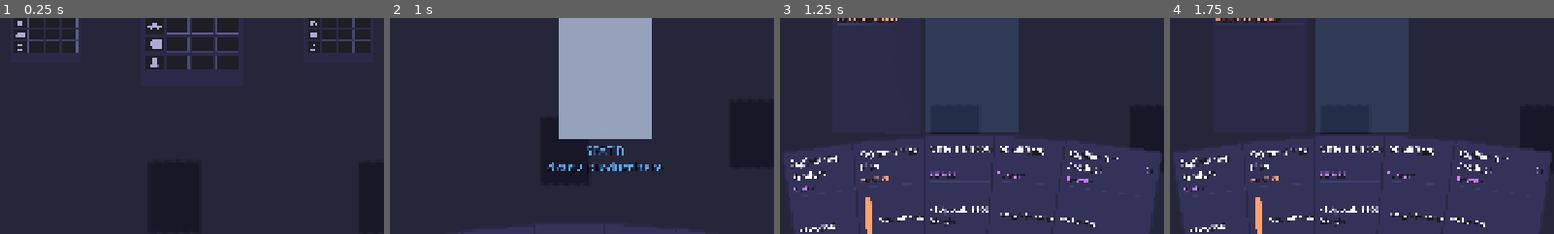
Above: before the commit, frames 1-4 (left to right).
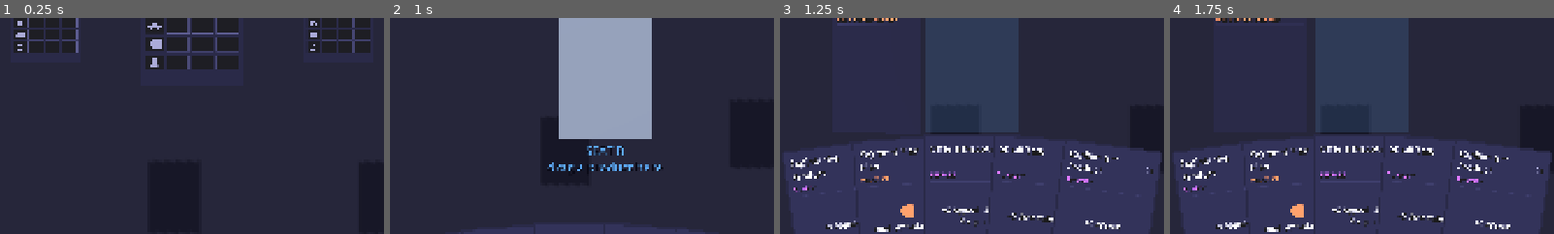
Above: after the commit, the same moments.

Repository: Painkills/RogueDealership
Game: Godot game, scene res://scenes/run.tscn
Two runs of this game, one before a commit and one after it. Both use one fixed random seed, a clock stepped at 60 frames per second and the inputs below.
Inputs (mouse positions are % of the whole screen's width and height, from its top left):
- Up to frame 1 (0.25 s): no input
- Up to frame 2 (1 s): move the mouse to (72, 45) at 0.52 s; hold 1 (card_1) from 0.53 s (still down); click (72, 45) at 0.67 s
- Up to frame 3 (1.25 s): keep holding 1 (card_1)
- Up to frame 4 (1.75 s): release 1 (card_1) at 1.25 s; click "OFFER" at 1.25 s
The pictures show only the part of the screen within x 25-75%, y 50-100%; the shares and areas given below are measured in that part.

Frames 1-2 are identical in both runs. In frame 3, 2.1% of the frame differs, in the area x 5-89%, y 82-100%; in frame 4, 2.1%.

Commit message:
fix(view): restore the category icon fix, stacked above the category line
The last commit's card_front_2d.tscn rebuild (for editor placeholders)
regenerated from build_card_front_scene.gd's stale BodyIcon settings -
44x44, no shrink flag - silently discarding your own hand-edit that had
grown it to 80x80. Without a shrink flag, an HBoxContainer stretches a
child's height to fill the row, and CategoryIcon.draw() scales its glyph
to whatever rect.size it is handed with no aspect correction, so the
icon rendered visibly distorted on every product card.

Ported the size into the builder this time (not hand-edited again), and
restructured BodyRow from a side-by-side icon+text pair into icon-above
-caption: BodyIcon (80x80, SIZE_SHRINK_CENTER) sits above the centered
BodyLabel rather than beside it.

Full suite, drive_shift.gd and drive_run.gd stay green.

Co-Authored-By: Claude Sonnet 5 <noreply@anthropic.com>

Diff:
--- a/game/scenes/cards/card_front_2d.tscn
+++ b/game/scenes/cards/card_front_2d.tscn
@@ -2,20 +2,20 @@
 
 [ext_resource type="Script" path="res://scripts/view/category_icon_control.gd" id="1_wrnfa"]
 
-[node name="CardFront" type="Control" unique_id=1089712672]
+[node name="CardFront" type="Control" unique_id=894307304]
 custom_minimum_size = Vector2(500, 700)
 layout_mode = 3
 anchors_preset = 0
 offset_right = 500.0
 offset_bottom = 700.0
 
-[node name="Background" type="ColorRect" parent="." unique_id=1841657582]
+[node name="Background" type="ColorRect" parent="." unique_id=722655210]
 layout_mode = 0
 anchor_right = 1.0
 anchor_bottom = 1.0
 color = Color(0.13333334, 0.13333334, 0.23137255, 1)
 
-[node name="Inset" type="ColorRect" parent="." unique_id=1185650994]
+[node name="Inset" type="ColorRect" parent="." unique_id=1340733587]
 layout_mode = 0
 anchor_right = 1.0
 anchor_bottom = 1.0
@@ -25,7 +25,7 @@
 offset_bottom = -10.0
 color = Color(0.18039216, 0.18039216, 0.2901961, 1)
 
-[node name="Margin" type="MarginContainer" parent="." unique_id=1429100188]
+[node name="Margin" type="MarginContainer" parent="." unique_id=838980669]
 layout_mode = 0
 anchor_right = 1.0
 anchor_bottom = 1.0
@@ -34,15 +34,15 @@
 theme_override_constants/margin_right = 34
 theme_override_constants/margin_bottom = 34
 
-[node name="Column" type="VBoxContainer" parent="Margin" unique_id=395940046]
+[node name="Column" type="VBoxContainer" parent="Margin" unique_id=115730464]
 layout_mode = 2
 theme_override_constants/separation = 14
 
-[node name="Header" type="HBoxContainer" parent="Margin/Column" unique_id=389997509]
+[node name="Header" type="HBoxContainer" parent="Margin/Column" unique_id=900780947]
 layout_mode = 2
 theme_override_constants/separation = 12
 
-[node name="NameLabel" type="Label" parent="Margin/Column/Header" unique_id=1313523203]
+[node name="NameLabel" type="Label" parent="Margin/Column/Header" unique_id=1433789782]
 custom_minimum_size = Vector2(0, 130)
 layout_mode = 2
 size_flags_horizontal = 3
@@ -54,7 +54,7 @@
 text = "Anti-Theft & Key Protection"
 autowrap_mode = 2
 
-[node name="CostLabel" type="Label" parent="Margin/Column/Header" unique_id=46221156]
+[node name="CostLabel" type="Label" parent="Margin/Column/Header" unique_id=1948932086]
 layout_mode = 2
 theme_override_font_sizes/font_size = 40
 theme_override_colors/font_color = Color(0.6039216, 0.6039216, 0.6901961, 1)
@@ -64,7 +64,7 @@
 text = "3t"
 horizontal_alignment = 2
 
-[node name="KindLabel" type="Label" parent="Margin/Column" unique_id=1563504145]
+[node name="KindLabel" type="Label" parent="Margin/Column" unique_id=1908520582]
 layout_mode = 2
 theme_override_font_sizes/font_size = 30
 theme_override_colors/font_color = Color(0.9490196, 0.57254905, 0.3529412, 1)
@@ -73,36 +73,37 @@
 theme_override_constants/shadow_offset_y = 3
 text = "PRODUCT"
 
-[node name="Rule" type="ColorRect" parent="Margin/Column" unique_id=1348619059]
+[node name="Rule" type="ColorRect" parent="Margin/Column" unique_id=64830459]
 custom_minimum_size = Vector2(0, 3)
 layout_mode = 2
 color = Color(0.22745098, 0.22745098, 0.3529412, 1)
 
-[node name="BodyRow" type="HBoxContainer" parent="Margin/Column" unique_id=1542680863]
+[node name="BodyRow" type="VBoxContainer" parent="Margin/Column" unique_id=635889903]
 layout_mode = 2
 size_flags_vertical = 3
-theme_override_constants/separation = 14
+theme_override_constants/separation = 10
+alignment = 1
 
-[node name="BodyIcon" type="Control" parent="Margin/Column/BodyRow" unique_id=1895660890]
+[node name="BodyIcon" type="Control" parent="Margin/Column/BodyRow" unique_id=1820731601]
 visible = false
-custom_minimum_size = Vector2(44, 44)
+custom_minimum_size = Vector2(80, 80)
 layout_mode = 2
+size_flags_horizontal = 4
 script = ExtResource("1_wrnfa")
 
-[node name="BodyLabel" type="Label" parent="Margin/Column/BodyRow" unique_id=1136560368]
+[node name="BodyLabel" type="Label" parent="Margin/Column/BodyRow" unique_id=1559903912]
 layout_mode = 2
 size_flags_horizontal = 3
-size_flags_vertical = 3
 theme_override_font_sizes/font_size = 38
 theme_override_colors/font_color = Color(0.9490196, 0.9490196, 0.9490196, 1)
 theme_override_colors/font_shadow_color = Color(0, 0, 0, 0.85)
 theme_override_constants/shadow_offset_x = 3
 theme_override_constants/shadow_offset_y = 3
 text = "reveals their Line and the category of their number one"
-vertical_alignment = 1
+horizontal_alignment = 1
 autowrap_mode = 2
 
-[node name="MarginLabel" type="Label" parent="Margin/Column" unique_id=671049559]
+[node name="MarginLabel" type="Label" parent="Margin/Column" unique_id=1473468865]
 layout_mode = 2
 theme_override_font_sizes/font_size = 68
 theme_override_colors/font_color = Color(0.9098039, 0.75686276, 0.3529412, 1)
--- a/game/tools/build_card_front_scene.gd
+++ b/game/tools/build_card_front_scene.gd
@@ -96,9 +96,16 @@
 	# category - a support card's body is its effects' own describe() text, and
 	# has no category to show. So the icon is a sibling the running script
 	# shows or hides per card, not something baked into every card alike.
-	var body_row := HBoxContainer.new()
+	#
+	# Stacked - badge above caption - not side by side: a VBoxContainer
+	# stretches a child's WIDTH to fill it by default, and CategoryIcon.draw()
+	# scales its glyph to whatever rect.size it is handed with no aspect
+	# correction, so a non-square icon draws visibly distorted.
+	# SIZE_SHRINK_CENTER holds it to its own square custom_minimum_size.
+	var body_row := VBoxContainer.new()
 	body_row.name = "BodyRow"
-	body_row.add_theme_constant_override("separation", 14)
+	body_row.add_theme_constant_override("separation", 10)
+	body_row.alignment = BoxContainer.ALIGNMENT_CENTER
 	body_row.size_flags_vertical = Control.SIZE_EXPAND_FILL
 	col.add_child(body_row)
 	body_row.owner = root
@@ -106,7 +113,8 @@
 	var body_icon := Control.new()
 	body_icon.name = "BodyIcon"
 	body_icon.set_script(load("res://scripts/view/category_icon_control.gd"))
-	body_icon.custom_minimum_size = Vector2(44, 44)
+	body_icon.custom_minimum_size = Vector2(80, 80)
+	body_icon.size_flags_horizontal = Control.SIZE_SHRINK_CENTER
 	body_icon.visible = false
 	body_row.add_child(body_icon)
 	body_icon.owner = root
@@ -114,9 +122,8 @@
 	var body := _label("BodyLabel", 38, Palette.color(&"text"))
 	body.text = "reveals their Line and the category of their number one"   # longest CardText.body()
 	body.autowrap_mode = TextServer.AUTOWRAP_WORD
+	body.horizontal_alignment = HORIZONTAL_ALIGNMENT_CENTER
 	body.size_flags_horizontal = Control.SIZE_EXPAND_FILL
-	body.size_flags_vertical = Control.SIZE_EXPAND_FILL
-	body.vertical_alignment = VERTICAL_ALIGNMENT_CENTER
 	body_row.add_child(body)
 	body.owner = root
 
